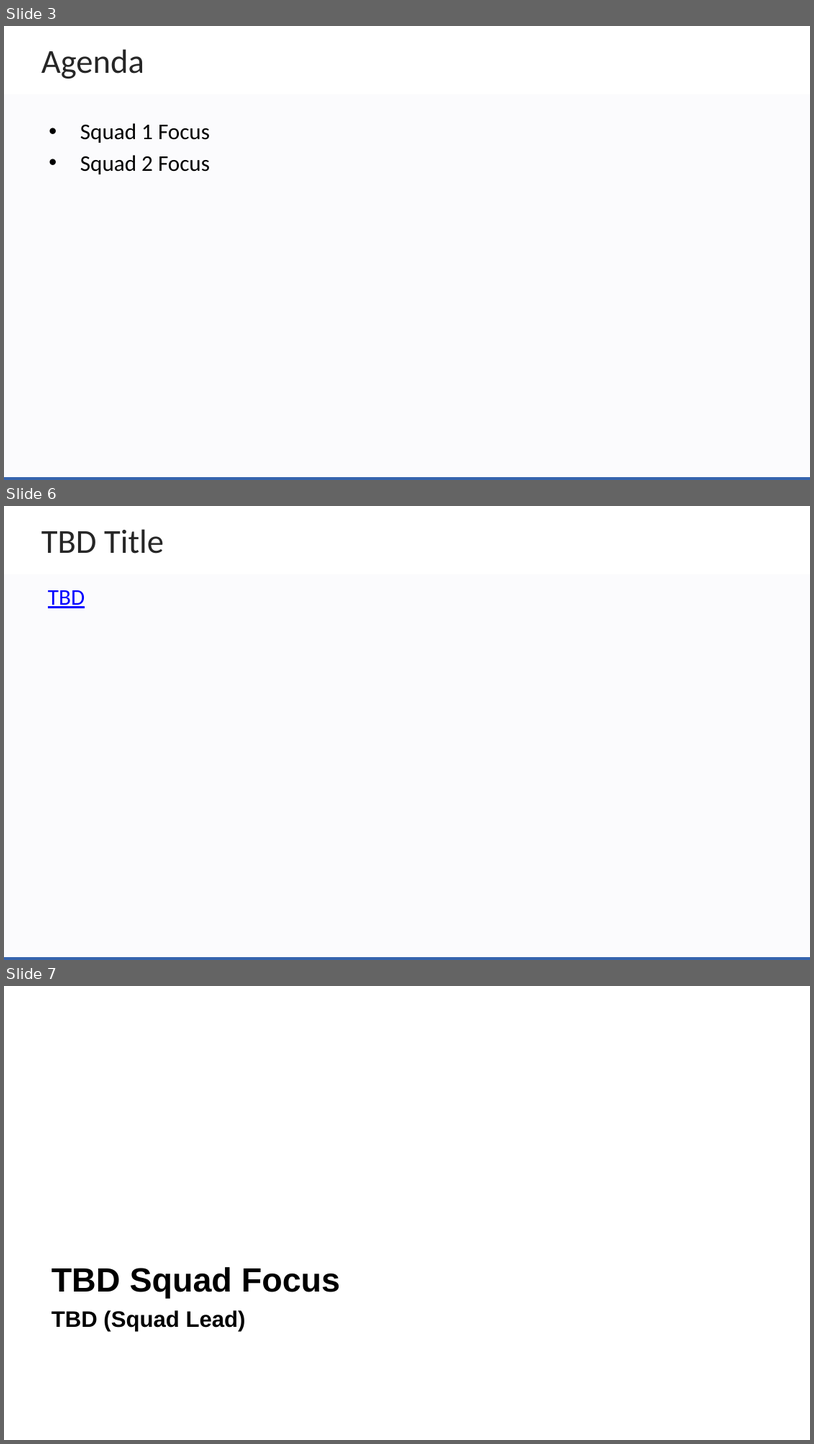
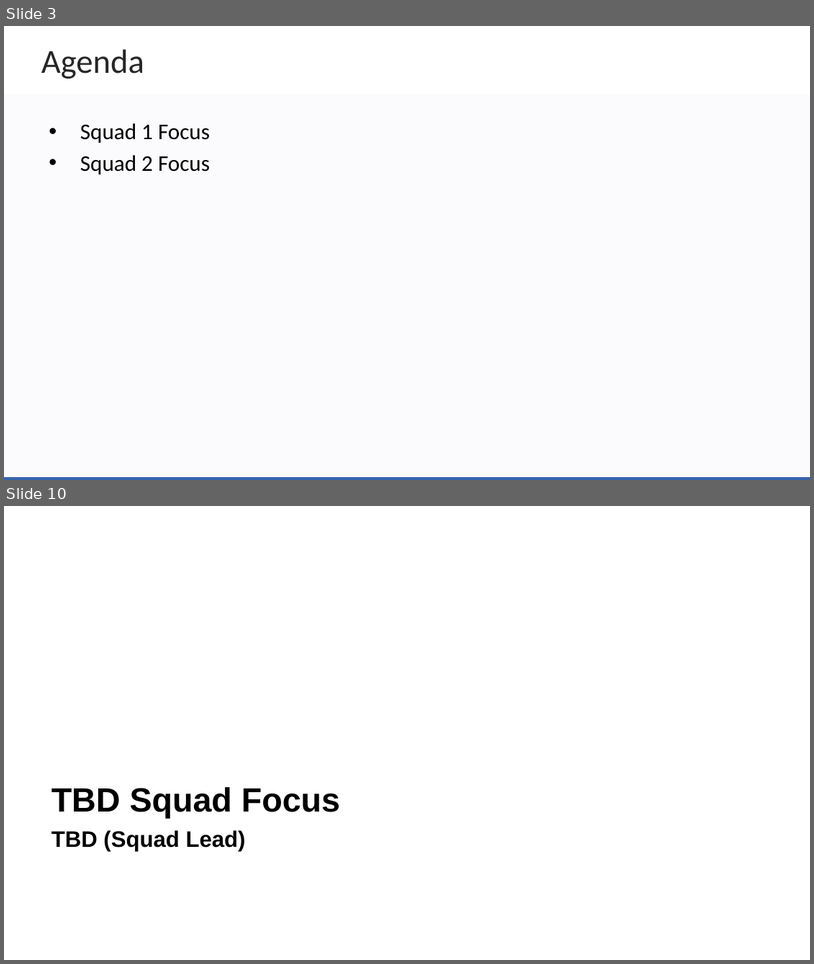
Before and after one commit to zowe/community, a slide deck: Project Management/PI Planning/20PI4 Planning/Zowe Community Squad Focus for 20PI4.pptx. Shown one above the other, each under a label of ours: slides 3, 6 and 7 before the commit, slides 3 and 10 after it; the slides between them are not shown. The pictures are 814x1444 and 814x964 pixels, drawn with LibreOffice and Linux fonts; fonts in the diff are those of the drawing; background and template pictures are left out. Boxes give left, top, right and bottom in pixels: in the first picture for what was removed or moved away, otherwise in the second. Text is boxed around its words. In the diff, an @@ line names an element or a change of style, - is before the commit and + after.

```diff
--- a/Project Management/PI Planning/20PI4 Planning/Zowe Community Squad Focus for 20PI4.pptx
+++ b/Project Management/PI Planning/20PI4 Planning/Zowe Community Squad Focus for 20PI4.pptx
@@ slide 6 removed at [4, 506, 810, 960], background #FFFFFF; not listed: 2 template elements that a slide beside it also shows @@
@@ text removed at [41, 529, 164, 554] @@
-TBD Title
@@ text removed at [48, 590, 85, 608] @@
-TBD
@@ what was slide 7 is now slide 10 @@
```
Also in this commit, not shown: 2 slides changed, 4 slides added, 1 other file.
